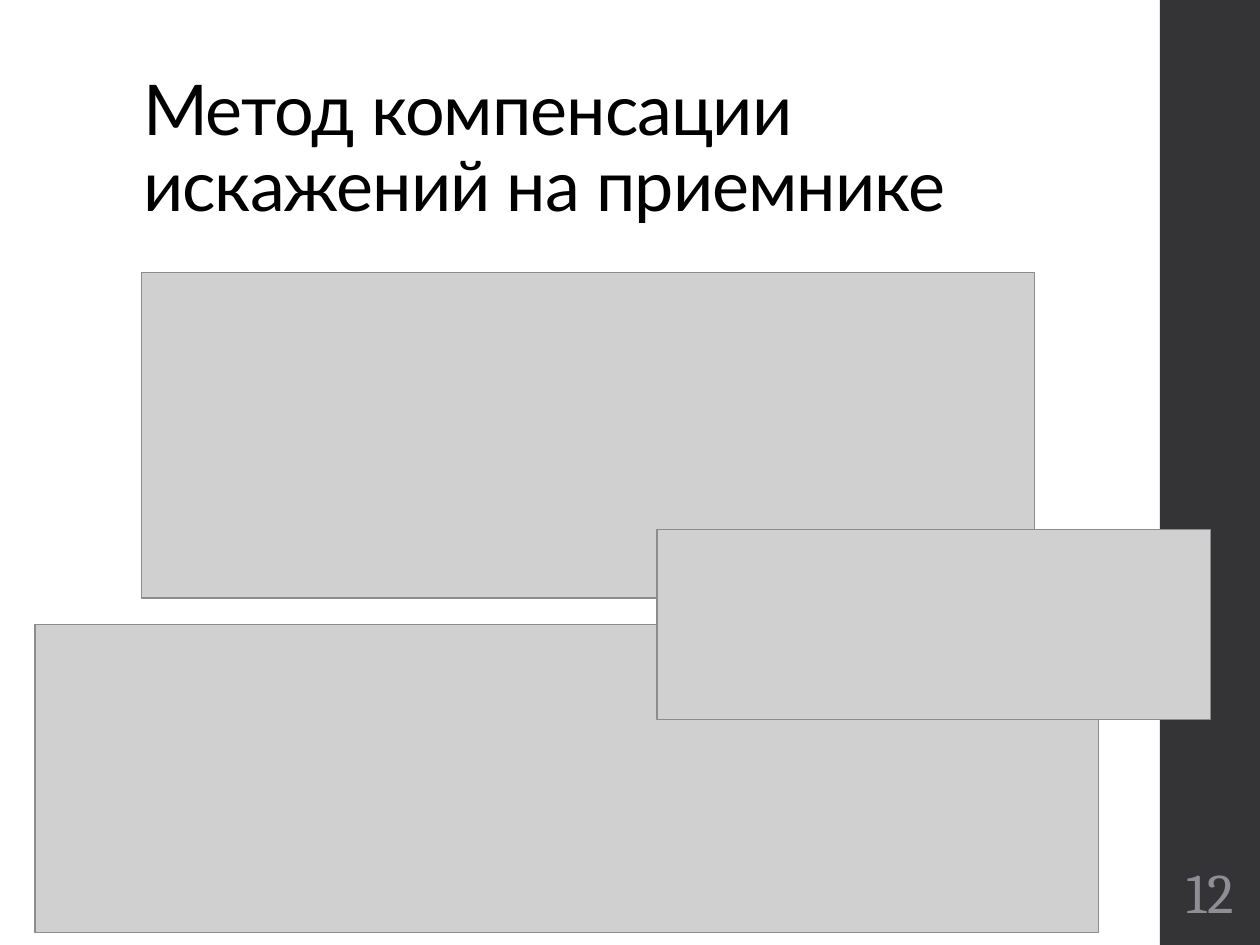
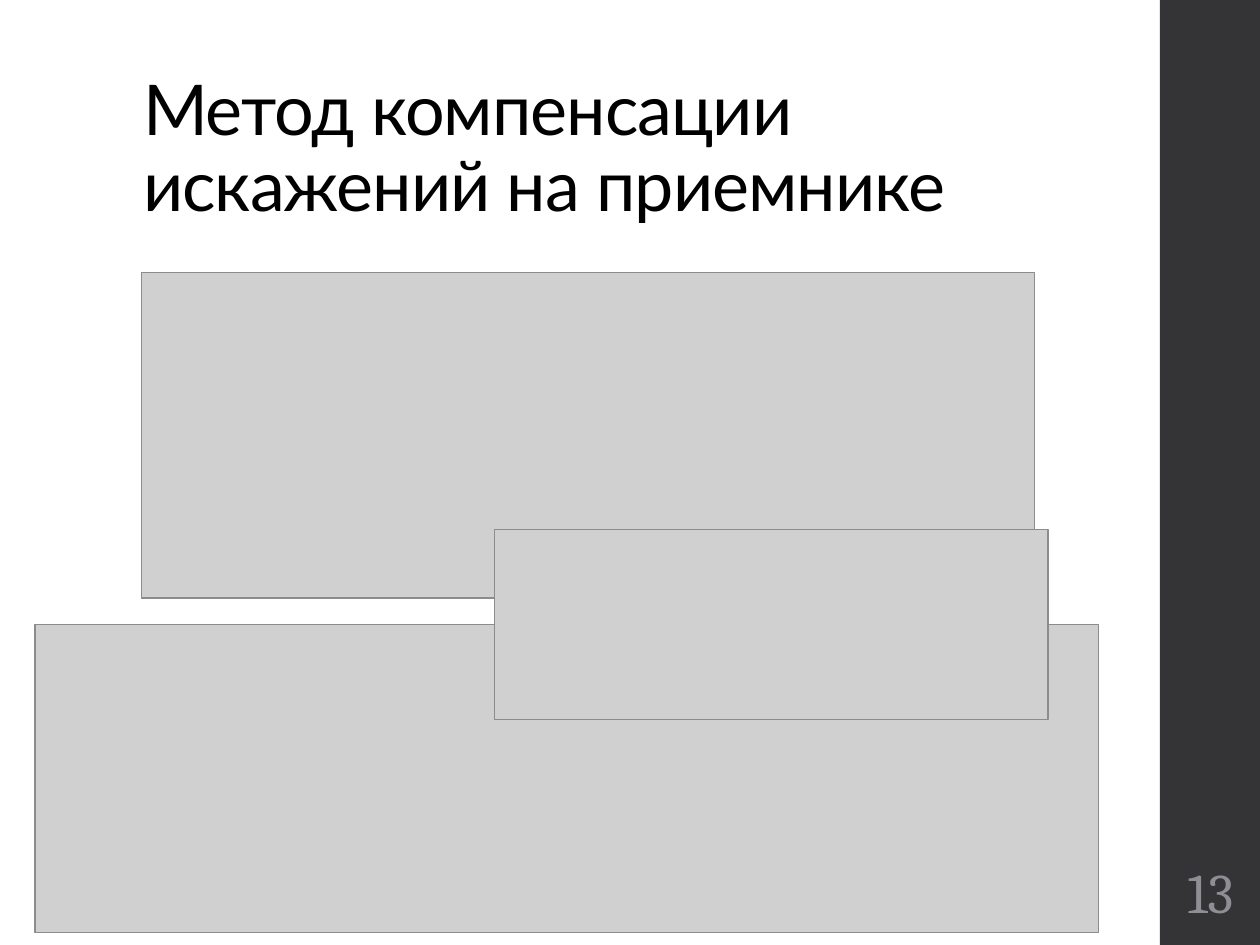
Before and after one commit to kannab98/graduation-paper, a slide deck: slide 13 of Presentation.pptx (slide 12 before the commit). Drawn at 1260x945 pixels with LibreOffice and Linux fonts; fonts in the diff are those of the drawing; grey boxes stand for pictures. Boxes give left, top, right and bottom in pixels: in the first picture for what was removed or moved away, otherwise in the second. Text is boxed around its words. In the diff, an @@ line names an element or a change of style, - is before the commit and + after.

```diff
--- a/Presentation.pptx
+++ b/Presentation.pptx
@@ picture: place and size @@
-picture at (656, 529, 1210, 719)
+picture at (495, 529, 1048, 719)
@@ page number at (1187, 875, 1233, 913): text changed @@
-12
+13
```
Also in this commit, not shown: 5 other slides changed, 1 slide added, 10 slides removed, 2 other files.
